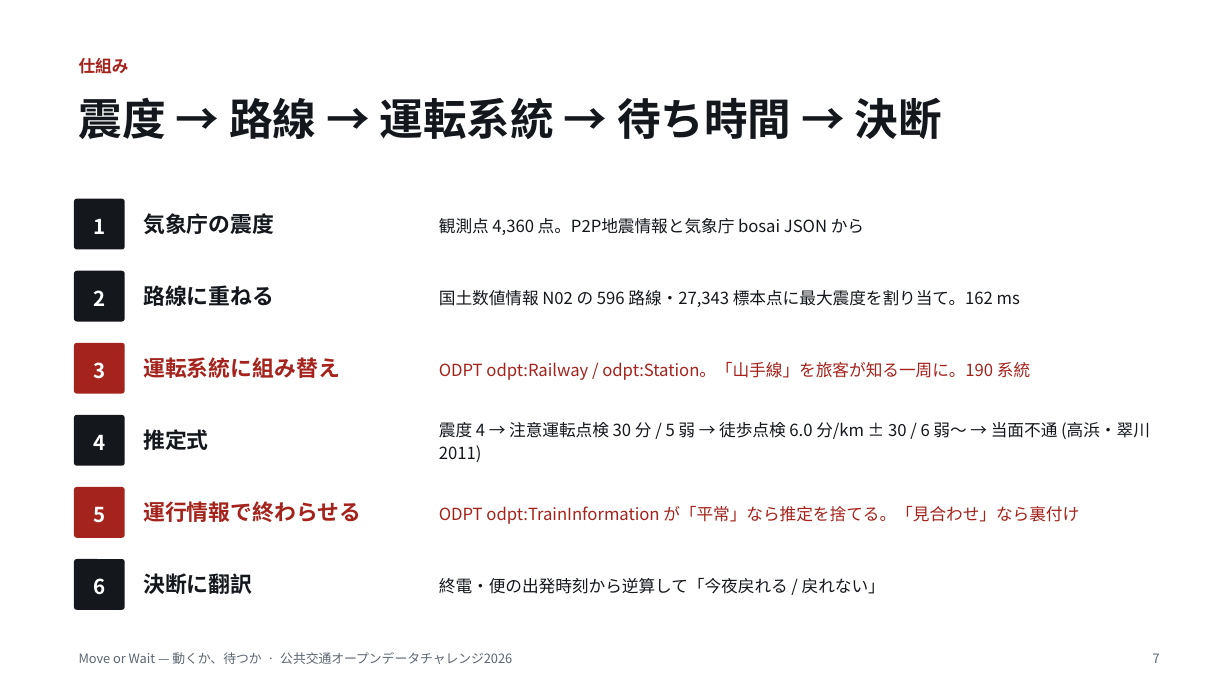
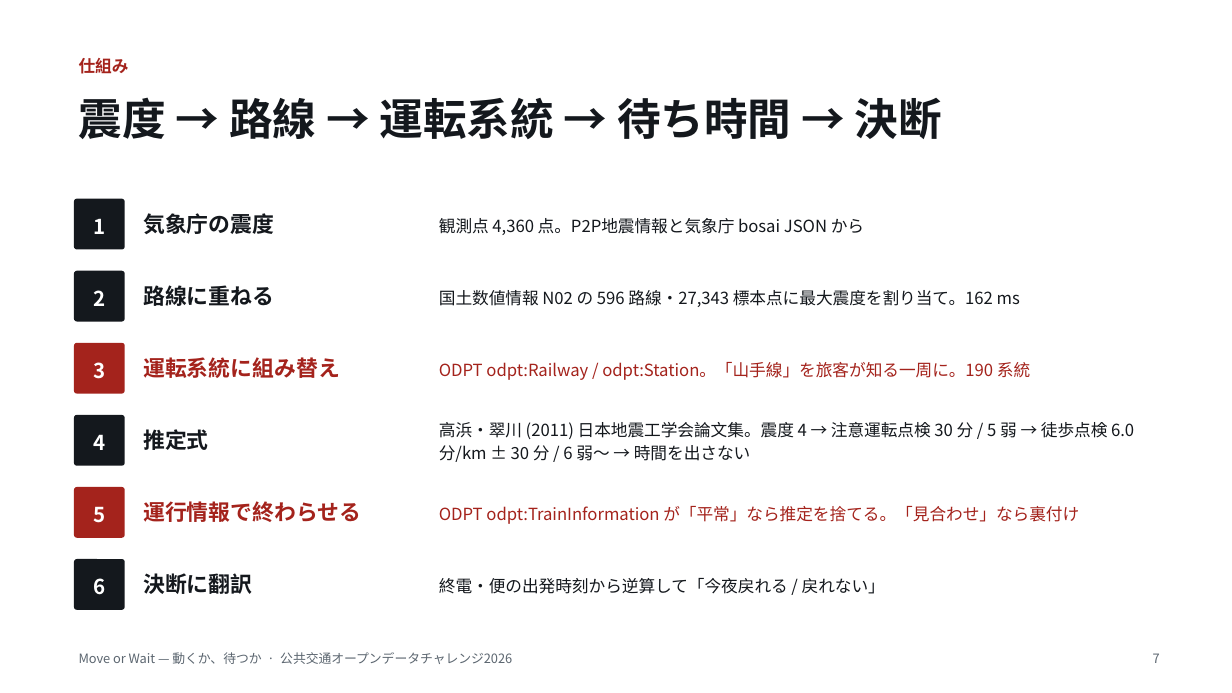
Before and after one commit to tyra0119/pj_DisasterPrevention, a slide deck: slide 7 of 公共交通オープンデータチャレンジ2026/紹介スライド.pptx. Drawn at 1232x693 pixels with LibreOffice and Linux fonts; fonts in the diff are those of the drawing. Boxes give left, top, right and bottom in pixels: in the first picture for what was removed or moved away, otherwise in the second. Text is boxed around its words. In the diff, an @@ line names an element or a change of style, - is before the commit and + after.

```diff
--- a/公共交通オープンデータチャレンジ2026/紹介スライド.pptx
+++ b/公共交通オープンデータチャレンジ2026/紹介スライド.pptx
@@ text at bbox=[439, 422, 1134, 462]: text changed @@
-震度 4 → 注意運転点検 30 分 / 5 弱 → 徒歩点検 6.0 分/km ± 30 / 6 弱〜 → 当面不通 (高浜・翠川 2011)
+高浜・翠川 (2011) 日本地震工学会論文集。震度 4 → 注意運転点検 30 分 / 5 弱 → 徒歩点検 6.0 分/km ± 30 分 / 6 弱〜 → 時間を出さない
```
Also in this commit, not shown: 5 other slides changed, 2 slides added, 6 other files.
